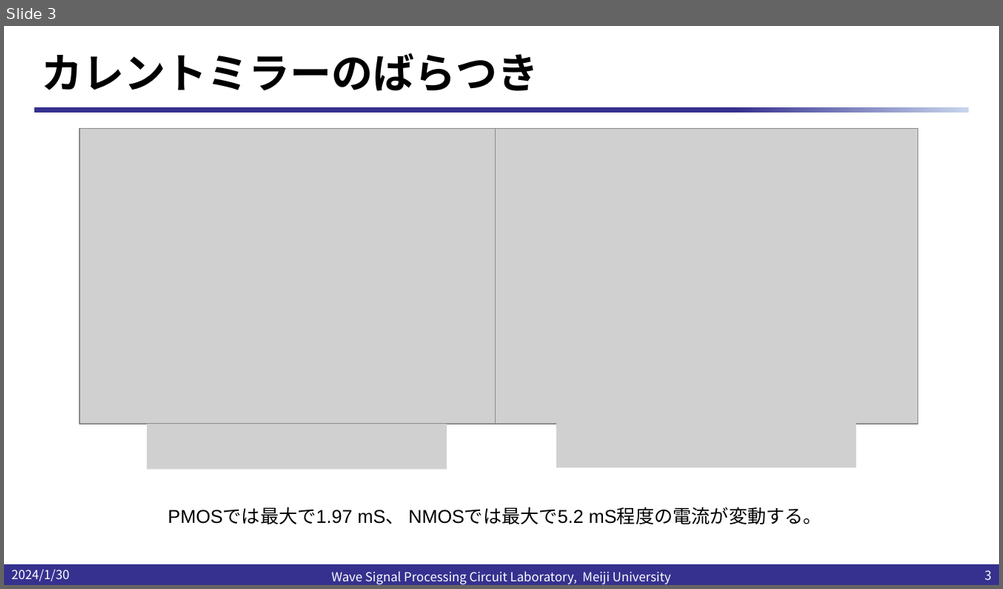
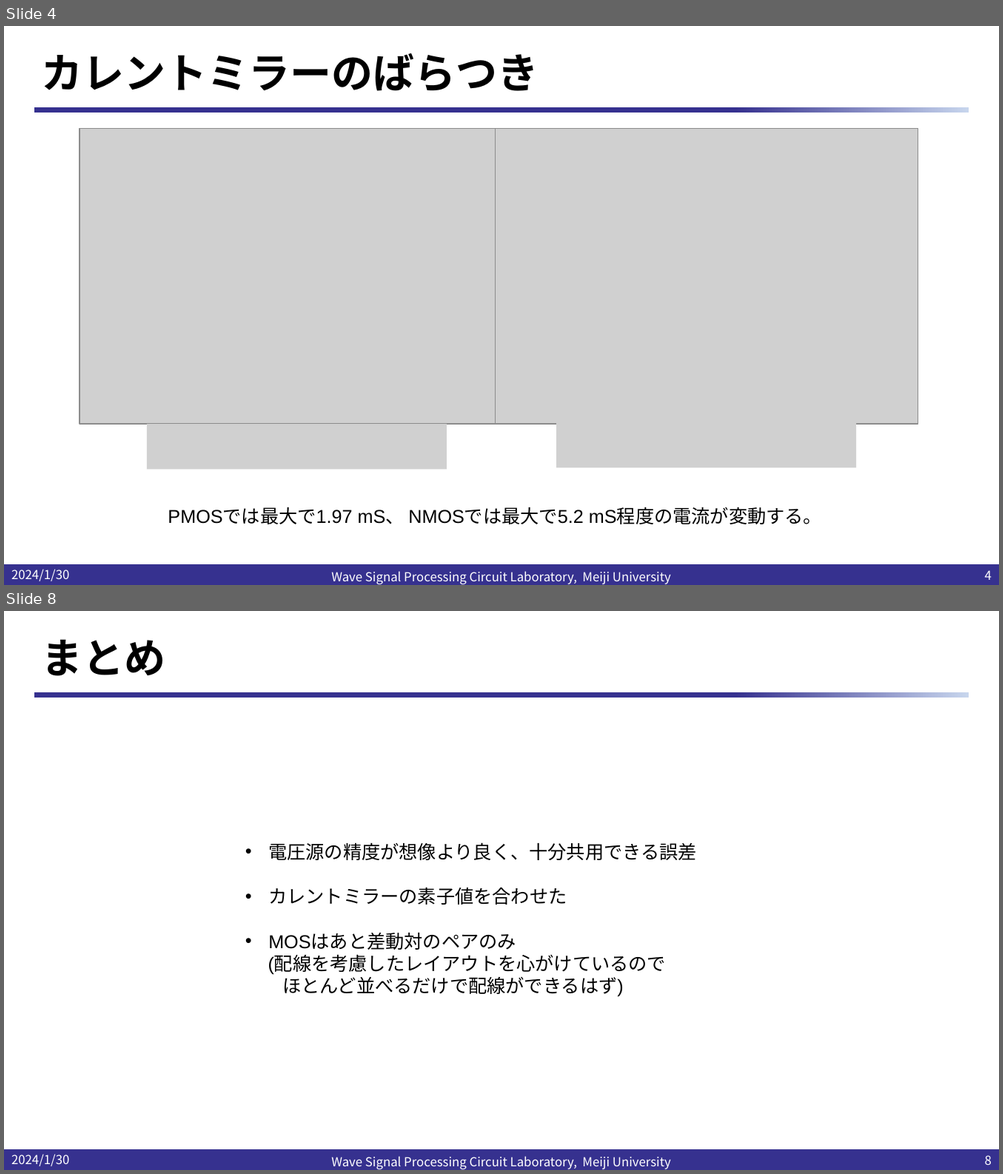
Before and after one commit to kjm-desktop10400/reserch, a slide deck: folded_gilbert/試作/20240130/集積回路設計ミーティング.pptx. Shown one above the other, each under a label of ours: slide 3 before the commit, slides 4 and 8 after it; the slides between them are not shown. The pictures are 1003x589 and 1003x1174 pixels, drawn with LibreOffice and Linux fonts; fonts in the diff are those of the drawing; grey boxes stand for pictures; background and template pictures are left out. Boxes give left, top, right and bottom in pixels: in the first picture for what was removed or moved away, otherwise in the second. Text is boxed around its words. In the diff, an @@ line names an element or a change of style, - is before the commit and + after.

```diff
--- a/folded_gilbert/試作/20240130/集積回路設計ミーティング.pptx
+++ b/folded_gilbert/試作/20240130/集積回路設計ミーティング.pptx
@@ slide 8 added at box(4, 611, 999, 1170), background #FFFFFF; not listed: 2 template elements that a slide beside it also shows @@
@@ title added at box(42, 639, 166, 676), 40 pt, text #000000, bold @@
+まとめ
@@ text added at box(268, 843, 697, 997), 18 pt, text #000000 @@
+• 電圧源の精度が想像より良く、十分共用できる誤差
+• カレントミラーの素子値を合わせた
+• MOSはあと差動対のペアのみ
+(配線を考慮したレイアウトを心がけているので
+ほとんど並べるだけで配線ができるはず)
@@ text added at box(11, 1154, 69, 1167), 12 pt, text #FFFFFF @@
+2024/1/30
@@ text added at box(331, 1156, 671, 1170), 12 pt, text #FFFFFF @@
+Wave Signal Processing Circuit Laboratory, Meiji University
@@ page number added at box(984, 1156, 991, 1165), 12 pt, text #FFFFFF @@
+8
@@ what was slide 3 is now slide 4 @@
@@ page number at box(984, 571, 991, 580): text changed @@
-3
+4
```
Also in this commit, not shown: 1 slide changed, 3 other slides added, 4 other files.
